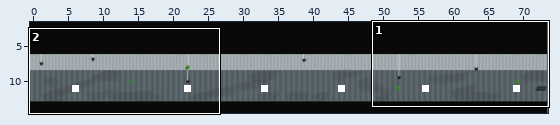
An edit to a level. Tiled map (JSON), tiled/TileMap002.json. Above: a wide view before the commit, with the close-up outlined.
Close-up. Before the commit:
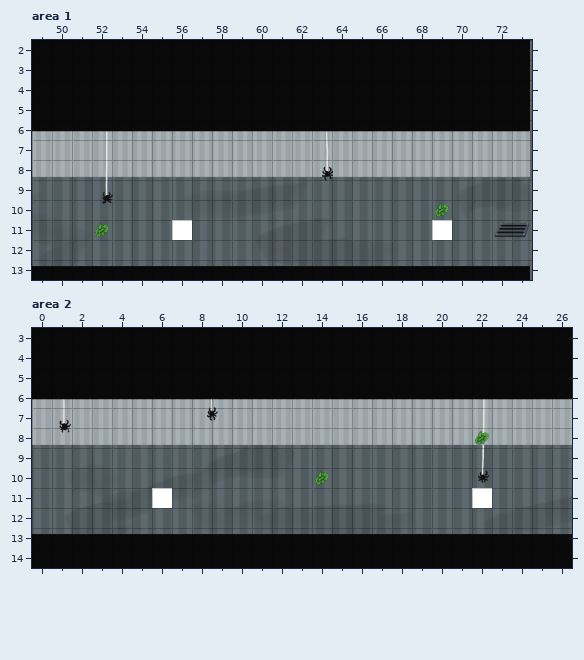
Cells are 182x182 px. Shown: area 1 x 49..73, y 2..13; area 2 x 0..26, y 3..14. The commit also changed other parts of the map, which this record leaves out.
After the commit:
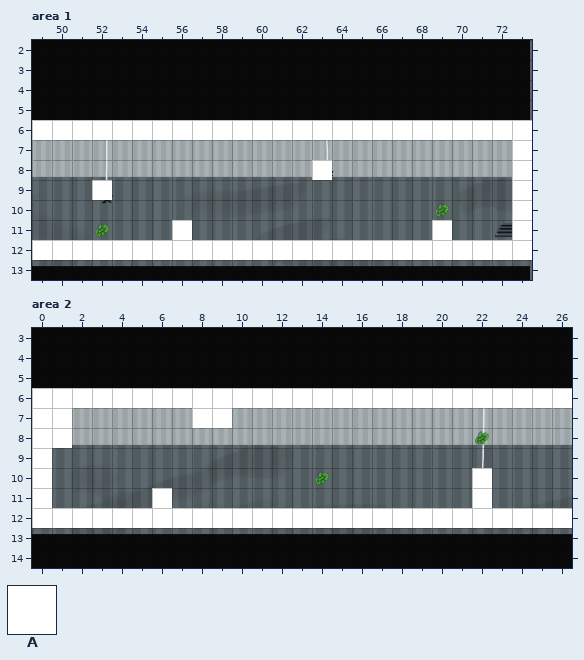
Key: from "Collision": A 0.
_ is an empty cell.
Tiles of an added or newly shown layer are drawn over the layers below it.
Change:
Layer "Collisions_aranyes" (now shown), area 1:
y 8: x 63 _ -> A
y 9: x 52 _ -> A
Layer "Collisions" (now shown), area 1:
y 6: x 49..73 _________________________ -> AAAAAAAAAAAAAAAAAAAAAAAAA
y 7..11: x 73 _ -> A
y 12: x 49..73 _________________________ -> AAAAAAAAAAAAAAAAAAAAAAAAA
Layer "Collisions_aranyes" (now shown), area 2:
y 7: x 1 _ -> A; x 8..9 __ -> AA
y 8: x 1 _ -> A
y 10: x 22 _ -> A
Layer "Collisions" (now shown), area 2:
y 6: x 0..26 ___________________________ -> AAAAAAAAAAAAAAAAAAAAAAAAAAA
y 7..11: x 0 _ -> A
y 12: x 0..26 ___________________________ -> AAAAAAAAAAAAAAAAAAAAAAAAAAA
